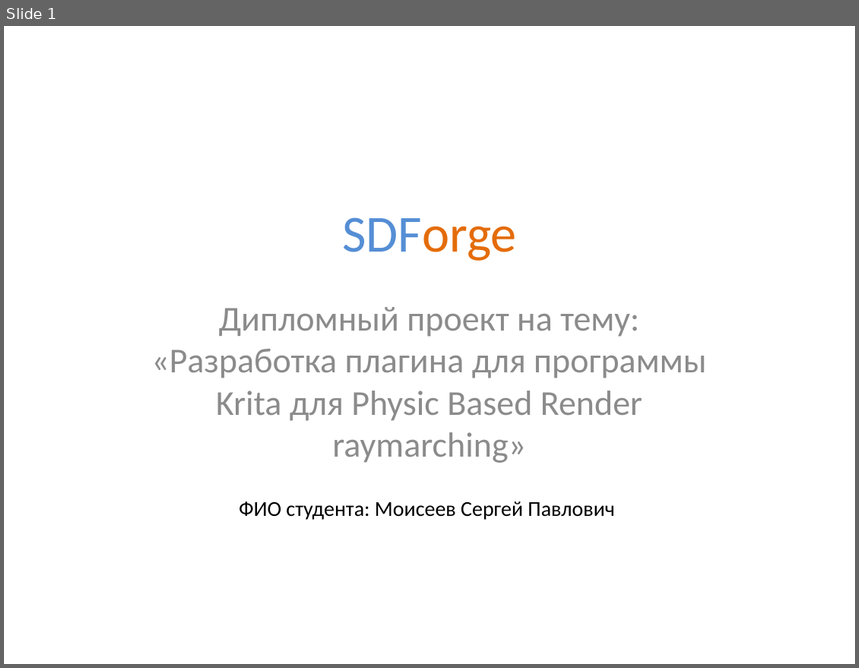
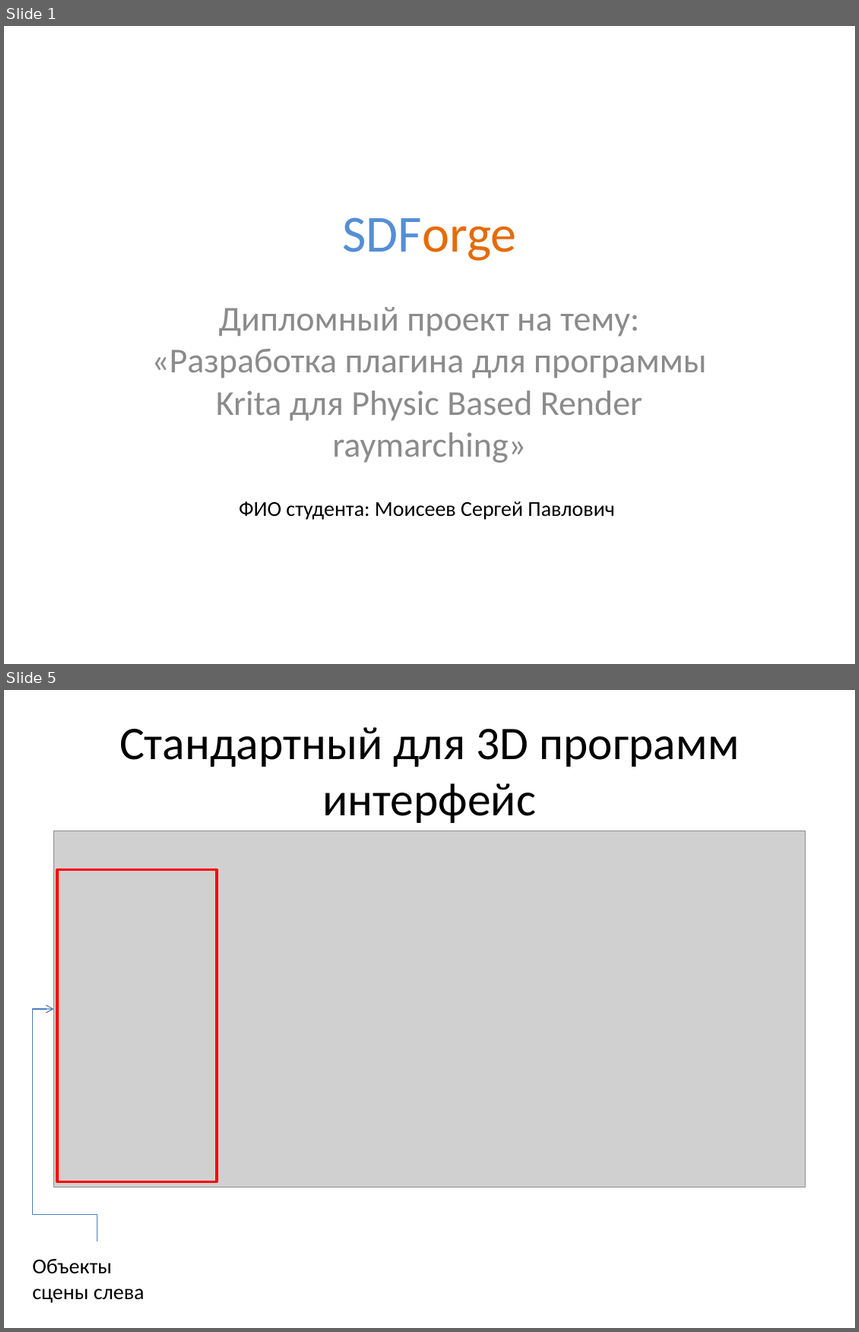
Before and after one commit to lomovoyPlayer/SDForge, a slide deck: SDForge/docs/SDForge Презентация.pptx. Shown one above the other, each under a label of ours: slide 1 before the commit, slides 1 and 5 after it; the slides between them are not shown. The pictures are 859x668 and 859x1332 pixels, drawn with LibreOffice and Linux fonts; fonts in the diff are those of the drawing; grey boxes stand for pictures. Boxes give left, top, right and bottom in pixels: in the first picture for what was removed or moved away, otherwise in the second. Text is boxed around its words. In the diff, an @@ line names an element or a change of style, - is before the commit and + after.

```diff
--- a/SDForge/docs/SDForge Презентация.pptx
+++ b/SDForge/docs/SDForge Презентация.pptx
@@ slide 5 added at [4,690,855,1328], background #FFFFFF @@
@@ title added at [120,727,739,823], 39.6 pt, text #000000 @@
+Стандартный для 3D программ интерфейс
@@ picture added at [54,831,806,1187] @@
@@ rectangle added at [56,869,217,1182], outline #FF0000 2 pt @@
@@ elbow arrow added from (97, 1242) to (54, 1009), #4B7EBC 0.75 pt @@
@@ text added at [32,1259,145,1303], 18 pt, text #000000 @@
+Объекты сцены слева
```
Also in this commit, not shown: 23 other slides added, 1 slide removed, 3 other files.
